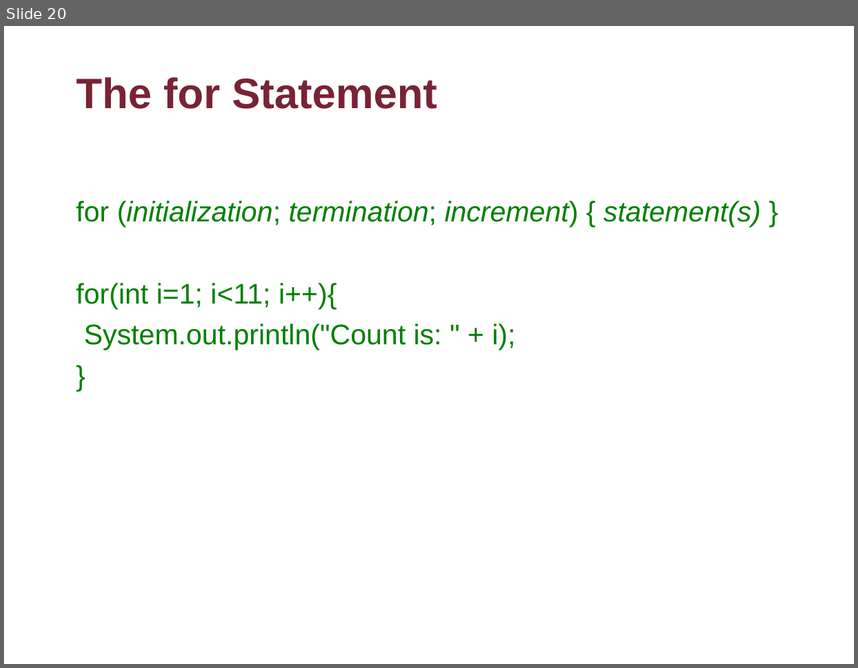
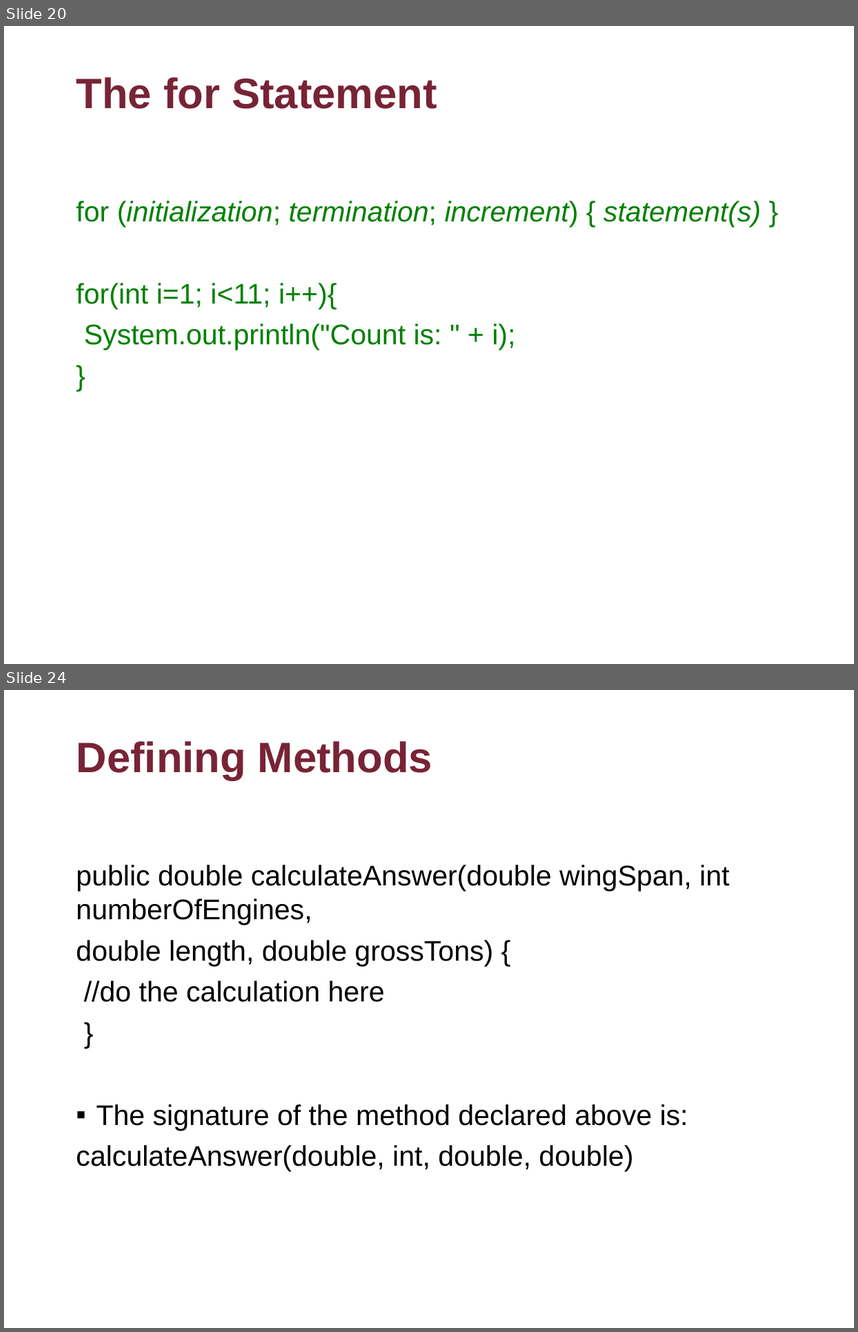
Before and after one commit to flyworker/java-workshop, a slide deck: Advanced Java Workshop-Concordia.ppt. Shown one above the other, each under a label of ours: slide 20 before the commit, slides 20 and 24 after it; the slides between them are not shown. The pictures are 858x668 and 858x1332 pixels, drawn with LibreOffice and Linux fonts; fonts in the diff are those of the drawing; background and template pictures are left out. Boxes give left, top, right and bottom in pixels: in the first picture for what was removed or moved away, otherwise in the second. Text is boxed around its words. In the diff, an @@ line names an element or a change of style, - is before the commit and + after.

```diff
--- a/Advanced Java Workshop-Concordia.ppt
+++ b/Advanced Java Workshop-Concordia.ppt
@@ slide 24 added at [4,690,854,1328], background picture (left out) @@
@@ title added at [76,741,432,780], 36 pt, text #782336, bold @@
+Defining Methods
@@ text added at [76,865,729,1172], 24 pt, text #000000 @@
+public double calculateAnswer(double wingSpan, int numberOfEngines,
+double length, double grossTons) {
+//do the calculation here
+}
+▪ The signature of the method declared above is:
+calculateAnswer(double, int, double, double)
```
Also in this commit, not shown: 26 other slides added, 8 other files.
